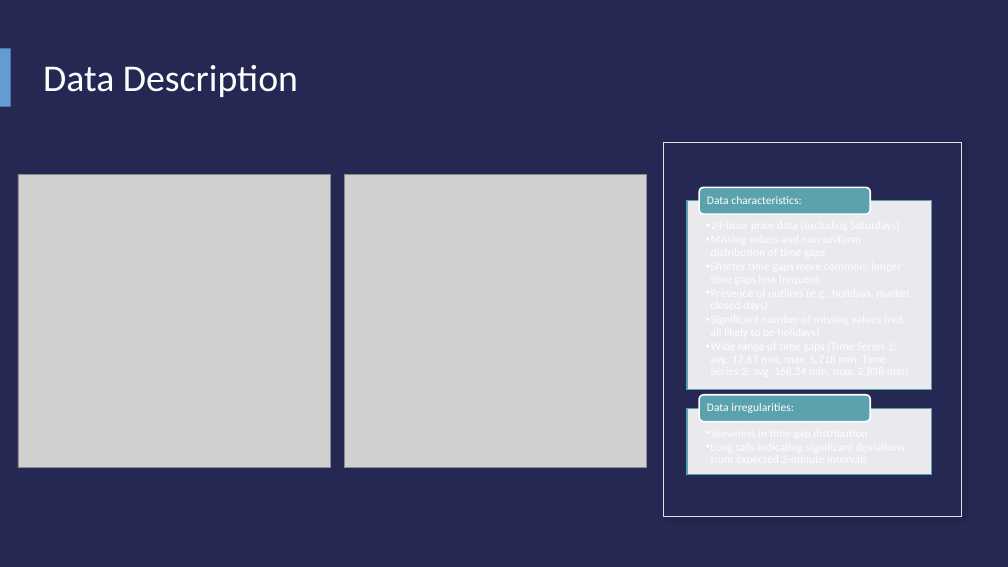
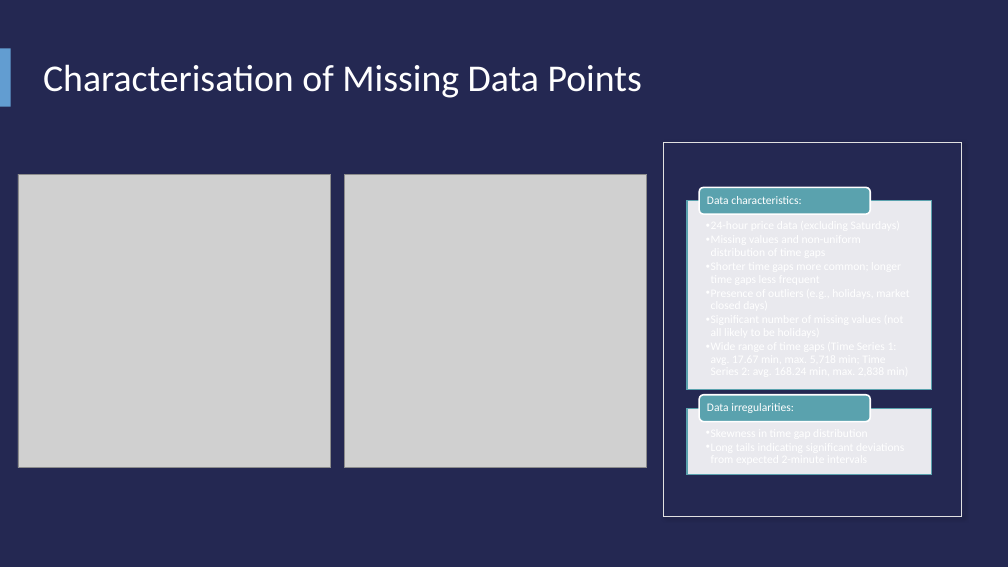
Before and after one commit to Jordanm37/Algo_trading, a slide deck: slide 9 of AE test/Quant_test_presentation_Jordan.pptx (slide 5 before the commit). Drawn at 1008x567 pixels with LibreOffice and Linux fonts; fonts in the diff are those of the drawing; grey boxes stand for pictures. Boxes give left, top, right and bottom in pixels: in the first picture for what was removed or moved away, otherwise in the second. Text is boxed around its words. In the diff, an @@ line names an element or a change of style, - is before the commit and + after.

```diff
--- a/AE test/Quant_test_presentation_Jordan.pptx
+++ b/AE test/Quant_test_presentation_Jordan.pptx
@@ title at [43,64,642,98]: text changed @@
-Data Description
+Characterisation of Missing Data Points
```
Also in this commit, not shown: 14 other slides changed, 1 slide added, 1 slide removed, 4 other files.
